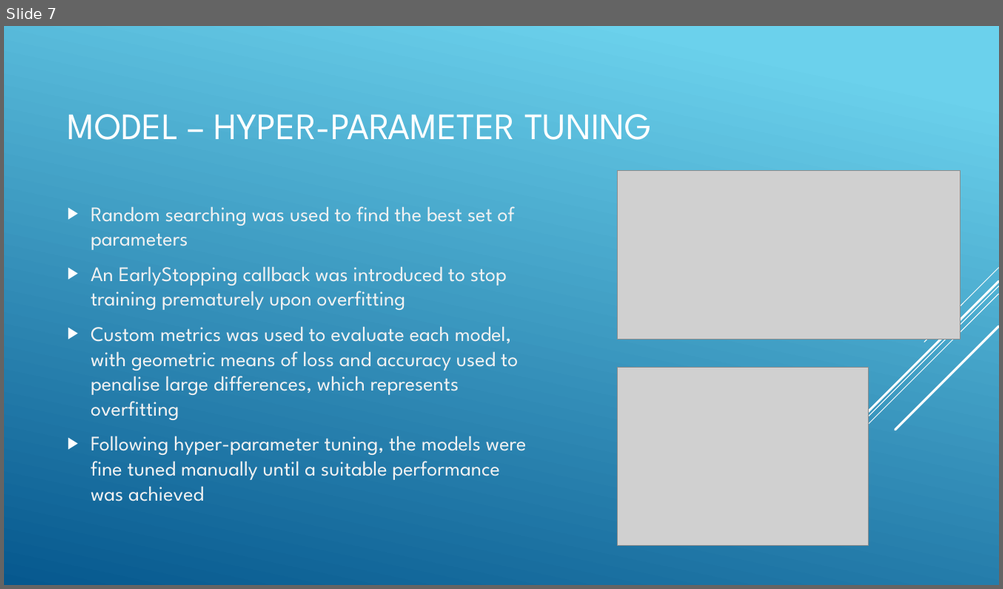
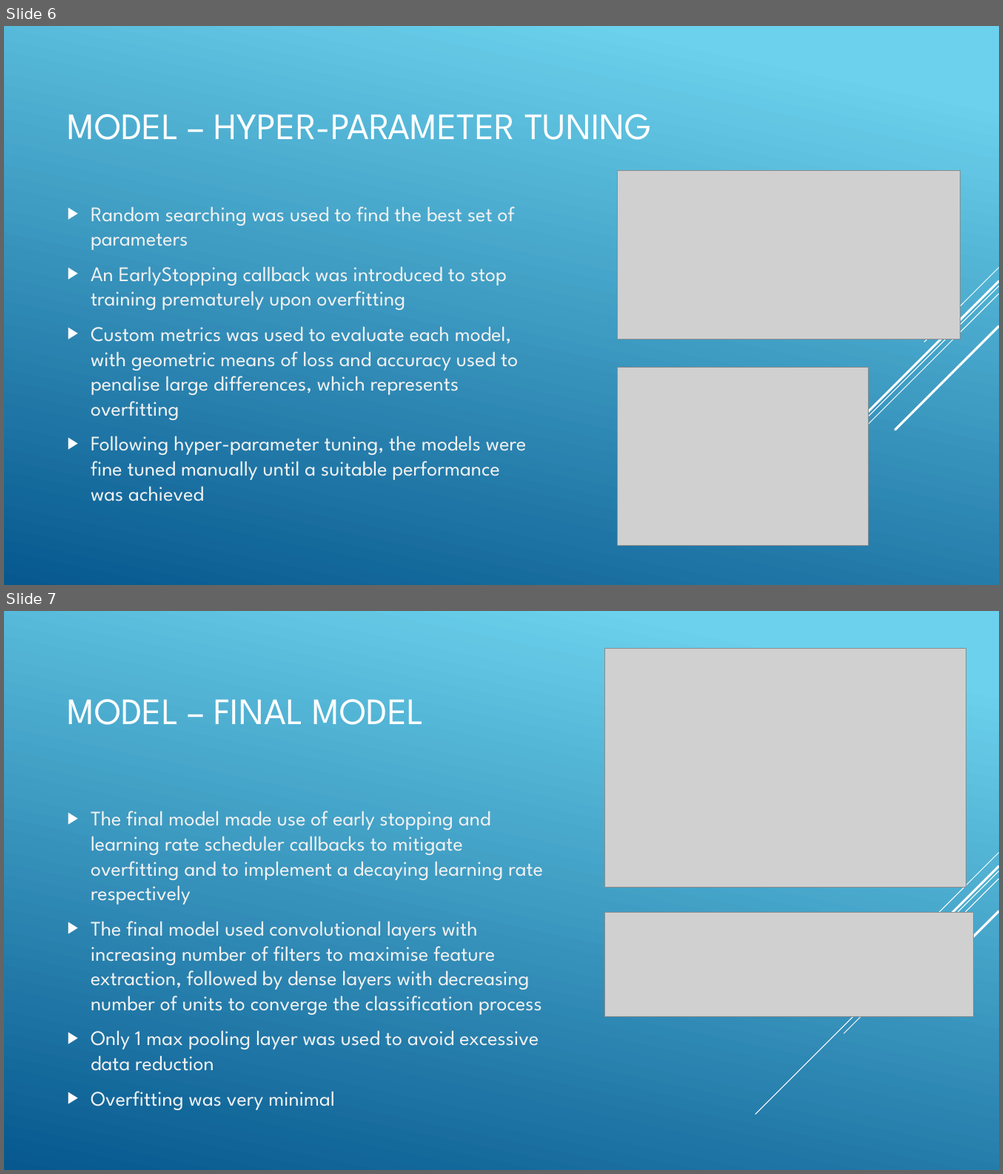
Before and after one commit to ethanolx/Fashion-CIFAR10-CV-py, a slide deck: doc/part-a.pptx. Shown one above the other, each under a label of ours: slide 7 before the commit, slides 6 and 7 after it. The pictures are 1003x589 and 1003x1174 pixels, drawn with LibreOffice and Linux fonts; fonts in the diff are those of the drawing; grey boxes stand for pictures. Boxes give left, top, right and bottom in pixels: in the first picture for what was removed or moved away, otherwise in the second. Text is boxed around its words. In the diff, an @@ line names an element or a change of style, - is before the commit and + after.

Commit message:
v1.0
 -  Base notebooks done (No conclusions)
 -  Updated all the documentation (besides readme)
 -  Added requirements.txt
 -  Cleaned up models folder

```diff
--- a/doc/part-a.pptx
+++ b/doc/part-a.pptx
@@ slide 7 added at box(4, 611, 999, 1170), background gradient #6ED2EB to #06588E; not listed: 5 template elements that a slide beside it also shows @@
@@ picture added at box(605, 648, 967, 888) @@
@@ title added at box(68, 699, 424, 725), 36 pt, text #FFFFFF @@
+MODEL – FINAL MODEL
@@ text added at box(91, 811, 543, 1111), 20 pt, text #F2F2F2 @@
+▶ The final model made use of early stopping and learning rate scheduler callbacks to mitigate overfitting and to implement a decaying learning rate respectively
+▶ The final model used convolutional layers with increasing number of filters to maximise feature extraction, followed by dense layers with decreasing number of units to converge the classification process
+▶ Only 1 max pooling layer was used to avoid excessive data reduction
+▶ Overfitting was very minimal
@@ picture added at box(605, 912, 973, 1017) @@
@@ what was slide 7 is now slide 6 @@
```
Also in this commit, not shown: 2 slides changed, 1 other slide added, 2 slides removed, 9 other files.
